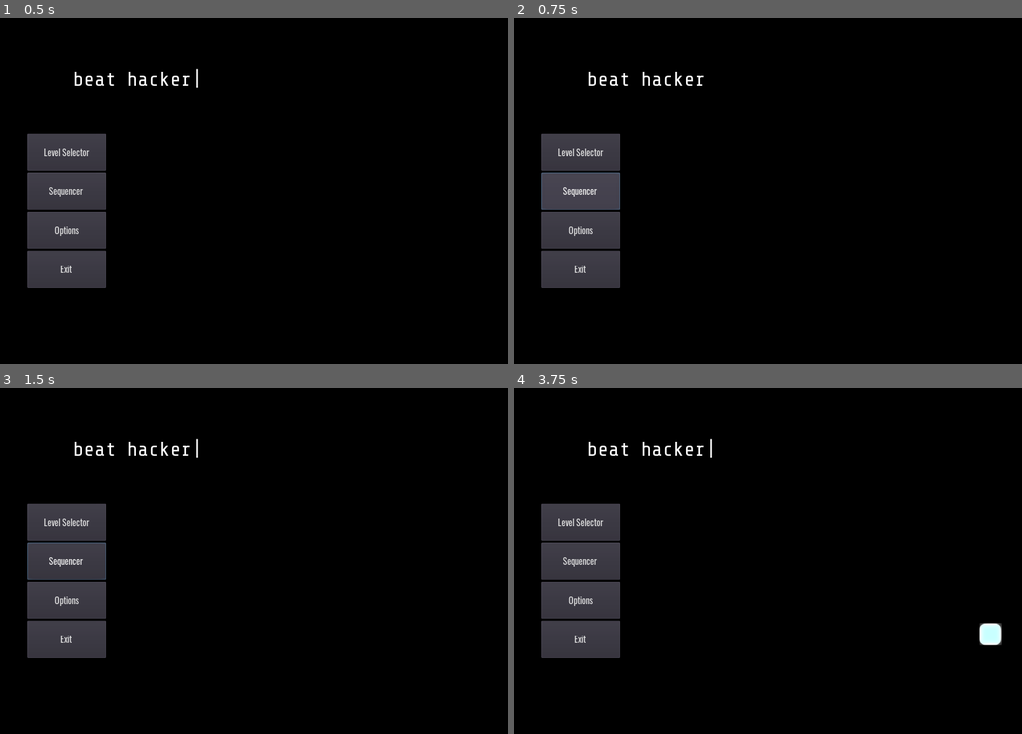
Above: before the commit, frames 1-4 (two rows, left to right).
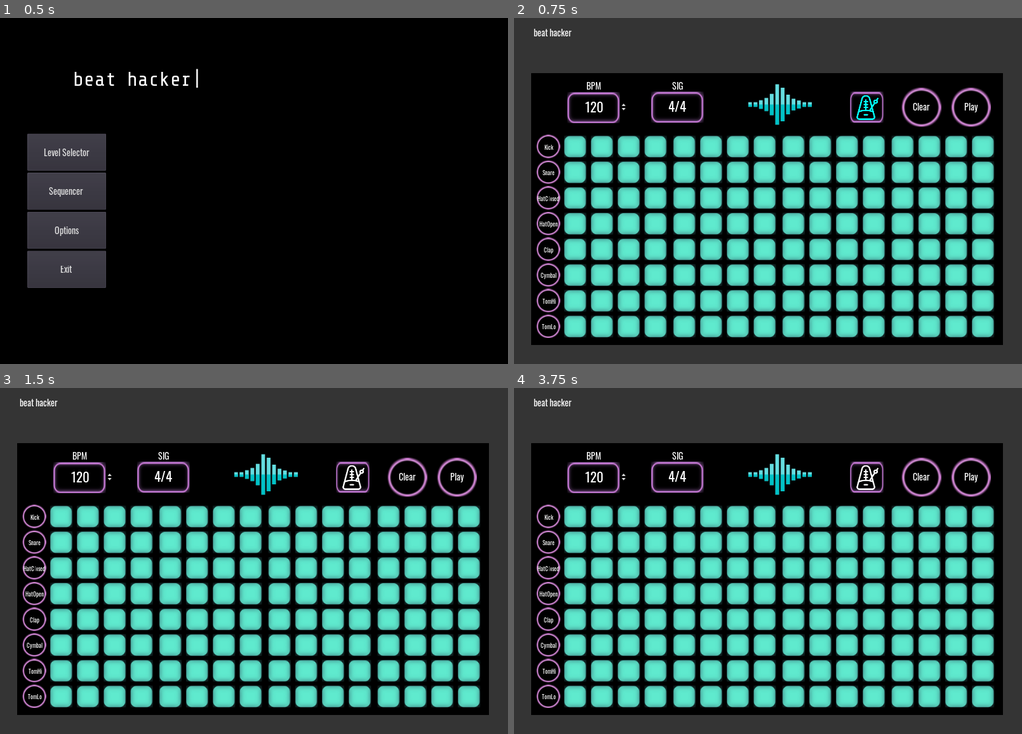
Above: after the commit, the same moments.

Repository: mdructor/beat_hacker
Game: Godot game, scene res://Assets/Scenes/MainMenu.tscn
Same seed, same stepped clock (60 frames per second), same inputs: the game is played once before the commit and once after it.
Inputs (mouse positions are in pixels of both pictures, inside the frame that each line leads up to):
- Up to frame 1 (0.5 s): no input
- Up to frame 2 (0.75 s): click "Sequencer" at 0.5 s
- Up to frame 3 (1.5 s): click (355, 477) at 1.27 s
- Up to frame 4 (3.75 s): click (971, 477) at 2 s, where only the run after the commit has a clickable "Play"; click (1016, 633) at 2.77 s; click (971, 477) at 3.5 s, where only the run after the commit has a clickable "Stop"

Frame 1 is identical in both runs. In frame 2, 68% of the frame differs, in the area x 0-100%, y 0-100%; in frame 3, 68%; in frame 4, 69%.

Commit message:
Add UI metronome toggle to sequencer
No functionality at the moment -- just laid out a toggle
button to use.

Diff:
--- a/Assets/Scenes/MainMenu.gd
+++ b/Assets/Scenes/MainMenu.gd
@@ -59,3 +59,7 @@
 
 func _on_LevelSelectButton_pressed():
 	get_tree().change_scene("res://Assets/Scenes/Main.tscn")
+
+
+func _on_SequencerButton_pressed():
+	get_tree().change_scene("res://Assets/Scenes/SequencerView.tscn")
--- a/Assets/Scenes/MainMenu.tscn
+++ b/Assets/Scenes/MainMenu.tscn
@@ -61,4 +61,5 @@
 custom_fonts/font = ExtResource( 3 )
 text = "Exit"
 [connection signal="pressed" from="ColorRect/VBoxContainer/LevelSelectButton" to="." method="_on_LevelSelectButton_pressed"]
+[connection signal="pressed" from="ColorRect/VBoxContainer/SequencerButton" to="." method="_on_SequencerButton_pressed"]
 [connection signal="pressed" from="ColorRect/VBoxContainer/ExitButton" to="." method="_on_ExitButton_pressed"]
--- a/Assets/Scenes/Sequencer.tscn
+++ b/Assets/Scenes/Sequencer.tscn
@@ -7,6 +7,8 @@
 [ext_resource path="res://Assets/Images/pink_rectangle.png" type="Texture" id=5]
 [ext_resource path="res://Assets/Fonts/oswald_bpm.tres" type="DynamicFont" id=6]
 [ext_resource path="res://Assets/Images/soundwave.png" type="Texture" id=7]
+[ext_resource path="res://Assets/Images/rythm.png" type="Texture" id=8]
+[ext_resource path="res://Assets/Images/rythmw.png" type="Texture" id=9]
 
 [sub_resource type="StyleBoxEmpty" id=1]
 
@@ -456,9 +458,9 @@
 [node name="SampleStreamer" parent="." instance=ExtResource( 2 )]
 
 [node name="PlayButton" type="TextureButton" parent="."]
-margin_left = 800.0
+margin_left = 846.0
 margin_top = 30.0
-margin_right = 880.0
+margin_right = 926.0
 margin_bottom = 110.0
 texture_normal = ExtResource( 3 )
 expand = true
@@ -480,9 +482,9 @@
 }
 
 [node name="ClearButton" type="TextureButton" parent="."]
-margin_left = 700.0
+margin_left = 746.0
 margin_top = 30.0
-margin_right = 780.0
+margin_right = 826.0
 margin_bottom = 110.0
 texture_normal = ExtResource( 3 )
 expand = true
@@ -504,9 +506,9 @@
 }
 
 [node name="BpmLabel" type="Label" parent="."]
-margin_left = 132.0
+margin_left = 111.0
 margin_top = 12.0
-margin_right = 162.0
+margin_right = 141.0
 margin_bottom = 40.0
 custom_fonts/font = ExtResource( 4 )
 text = "BPM"
@@ -517,9 +519,9 @@
 }
 
 [node name="BpmRect" type="TextureRect" parent="."]
-margin_left = 91.228
+margin_left = 70.228
 margin_top = 36.0
-margin_right = 201.228
+margin_right = 180.228
 margin_bottom = 106.0
 texture = ExtResource( 5 )
 expand = true
@@ -542,9 +544,9 @@
 }
 
 [node name="TimSigLabel" type="Label" parent="."]
-margin_left = 304.0
+margin_left = 283.0
 margin_top = 12.0
-margin_right = 327.0
+margin_right = 306.0
 margin_bottom = 40.0
 custom_fonts/font = ExtResource( 4 )
 text = "SIG"
@@ -555,9 +557,9 @@
 }
 
 [node name="TimSigRect" type="TextureRect" parent="."]
-margin_left = 260.0
+margin_left = 239.0
 margin_top = 34.7723
-margin_right = 370.0
+margin_right = 349.0
 margin_bottom = 104.772
 texture = ExtResource( 5 )
 expand = true
@@ -579,14 +581,33 @@
 }
 
 [node name="TextureRect2" type="TextureRect" parent="."]
-margin_left = 473.888
-margin_top = 2.45538
-margin_right = 601.888
-margin_bottom = 130.455
+margin_left = 437.046
+margin_top = 0.35011
+margin_right = 565.046
+margin_bottom = 128.35
 texture = ExtResource( 7 )
 __meta__ = {
 "_edit_use_anchors_": false
 }
+
+[node name="TextureRect" type="TextureRect" parent="."]
+margin_left = 640.526
+margin_top = 34.6842
+margin_right = 710.526
+margin_bottom = 104.684
+texture = ExtResource( 5 )
+expand = true
+
+[node name="MetronomeToggle" type="TextureButton" parent="TextureRect"]
+margin_left = 10.1053
+margin_top = 10.1053
+margin_right = 63.1053
+margin_bottom = 60.1053
+hint_tooltip = "Metronome On/Off"
+toggle_mode = true
+texture_normal = ExtResource( 8 )
+texture_pressed = ExtResource( 9 )
+expand = true
 [connection signal="pressed" from="PlayButton" to="." method="_on_PlayButton_pressed"]
 [connection signal="pressed" from="ClearButton" to="." method="_on_ClearButton_pressed"]
 [connection signal="value_changed" from="BpmRect/BPMSpinner" to="." method="_on_BPMSpinner_value_changed"]
--- /dev/null
+++ b/Assets/Scenes/SequencerView.tscn
@@ -0,0 +1,25 @@
+[gd_scene load_steps=3 format=2]
+
+[ext_resource path="res://Assets/Scenes/Sequencer.tscn" type="PackedScene" id=1]
+[ext_resource path="res://Assets/Fonts/oswald_top_ui.tres" type="DynamicFont" id=2]
+
+[node name="SequencerView" type="Node2D"]
+
+[node name="ColorRect" type="ColorRect" parent="."]
+margin_right = 1024.0
+margin_bottom = 703.0
+color = Color( 0.203922, 0.203922, 0.203922, 1 )
+
+[node name="Sequencer" parent="ColorRect" instance=ExtResource( 1 )]
+margin_left = 35.4242
+margin_top = 111.067
+margin_right = 985.424
+margin_bottom = 661.067
+
+[node name="Label" type="Label" parent="ColorRect"]
+margin_left = 39.6669
+margin_top = 15.8668
+margin_right = 118.667
+margin_bottom = 43.8668
+custom_fonts/font = ExtResource( 2 )
+text = "beat hacker"
Binary file added: Assets/Images/rythm.png
Not shown, added: Assets/Images/rythm.png.import
Binary file added: Assets/Images/rythmw.png
Not shown, added: Assets/Images/rythmw.png.import
Not shown: 1 places in Assets/Scenes/Sequencer.tscn that only renumber resources
